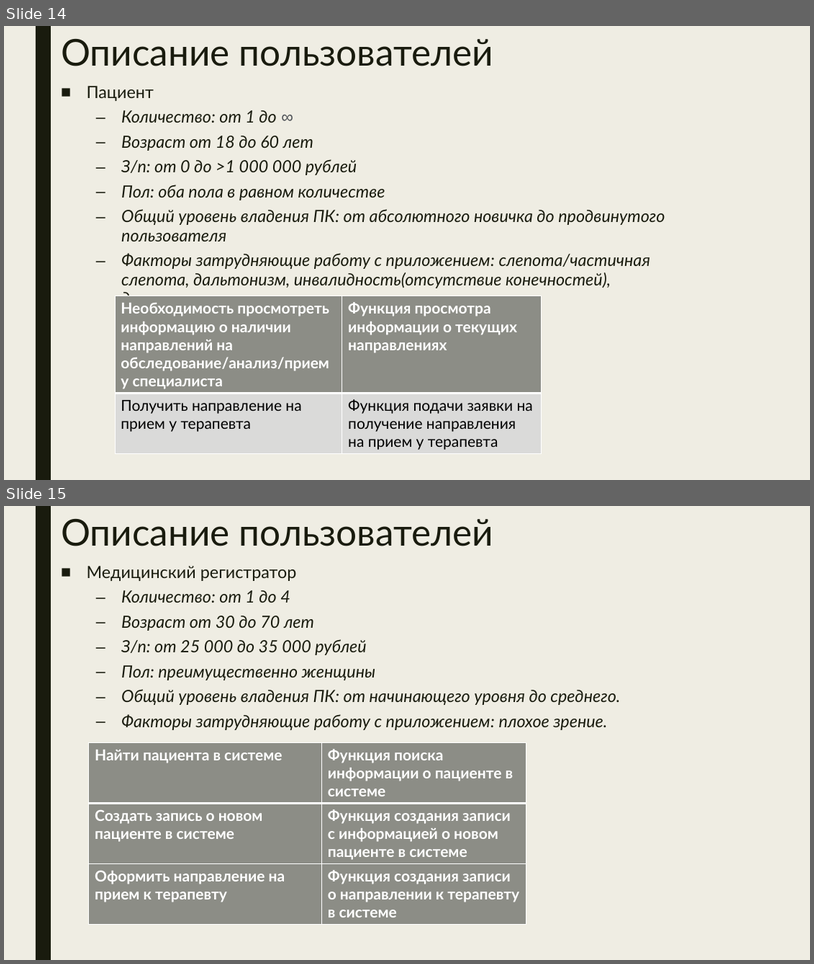
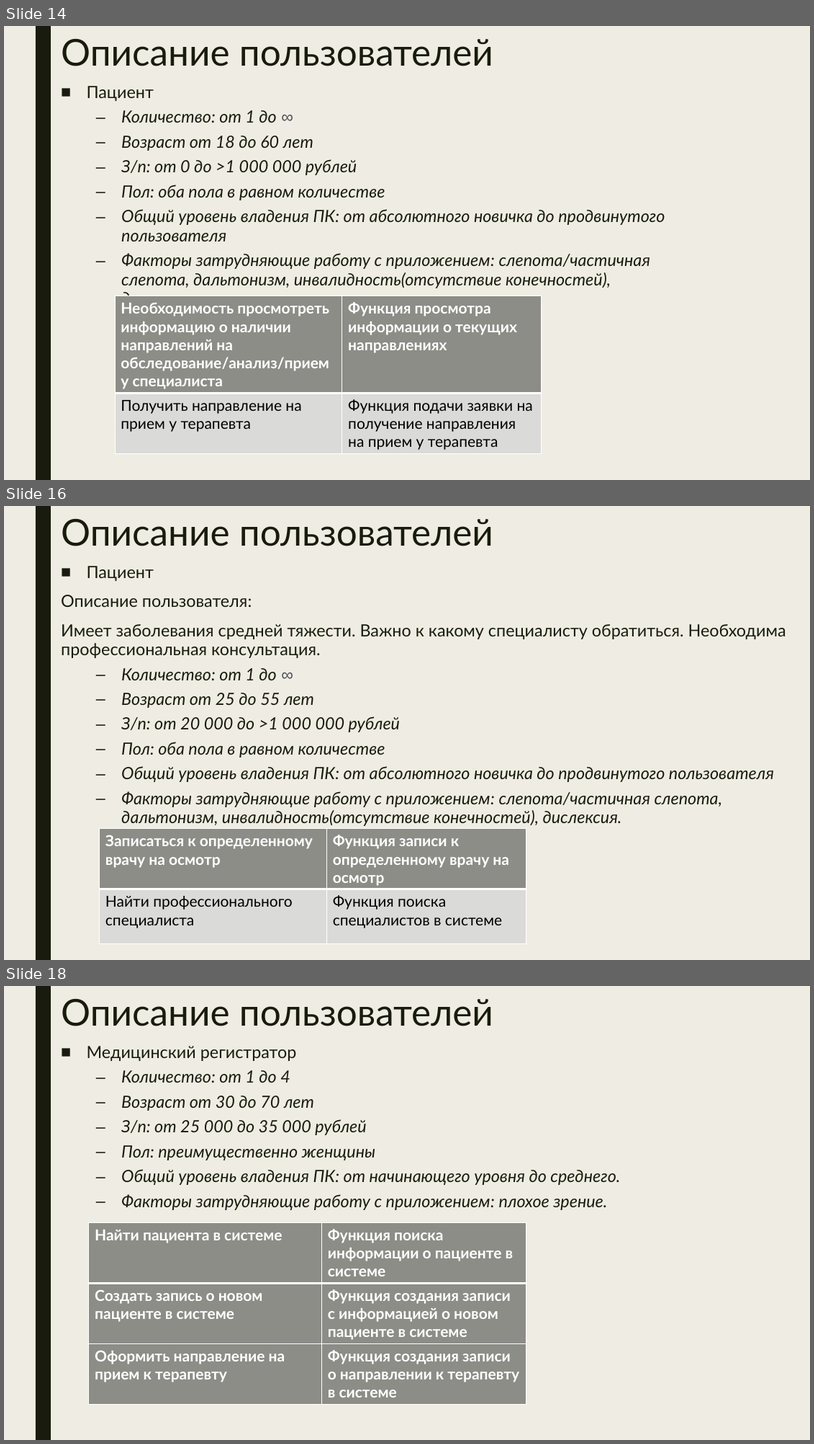
Before and after one commit to javavlsu/course-work-team-04-krylov, a slide deck: docs/Крылов Егор ИСТ-220 Проект Этап 1.pptx. Shown one above the other, each under a label of ours: slides 14 and 15 before the commit, slides 14, 16 and 18 after it; the slides between them are not shown. The pictures are 814x964 and 814x1444 pixels, drawn with LibreOffice and Linux fonts; fonts in the diff are those of the drawing. Boxes give left, top, right and bottom in pixels: in the first picture for what was removed or moved away, otherwise in the second. Text is boxed around its words. In the diff, an @@ line names an element or a change of style, - is before the commit and + after.

```diff
--- a/docs/Крылов Егор ИСТ-220 Проект Этап 1.pptx
+++ b/docs/Крылов Егор ИСТ-220 Проект Этап 1.pptx
@@ slide 16 added at [4,506,810,960], background #EFEDE3; not listed: 1 template element that a slide beside it also shows @@
@@ title added at [61,519,494,546], 44 pt, text #191B0E @@
+Описание пользователей
@@ text added at [61,566,787,826], 20 pt, text #191B0E, italic @@
+■ Пациент
+Описание пользователя:
+Имеет заболевания средней тяжести. Важно к какому специалисту обратиться. Необходима профессиональная консультация.
+  – Количество: от 1 до ∞
+  – Возраст от 25 до 55 лет
+  – З/п: от 20 000 до >1 000 000 рублей
+  – Пол: оба пола в равном количестве
+  – Общий уровень владения ПК: от абсолютного новичка до продвинутого пользователя
+  – Факторы затрудняющие работу с приложением: слепота/частичная слепота, дальтонизм, инвалидность(отсутствие конечностей), дислексия.
@@ table added at [100,829,527,943], 2 rows, 2 columns @@
+Записаться к определенному врачу на осмотр | Функция записи к определенному врачу на осмотр
+Найти профессионального специалиста | Функция поиска специалистов в системе
@@ what was slide 15 is now slide 18 @@
```
Also in this commit, not shown: 2 slides changed, 4 other slides added.
